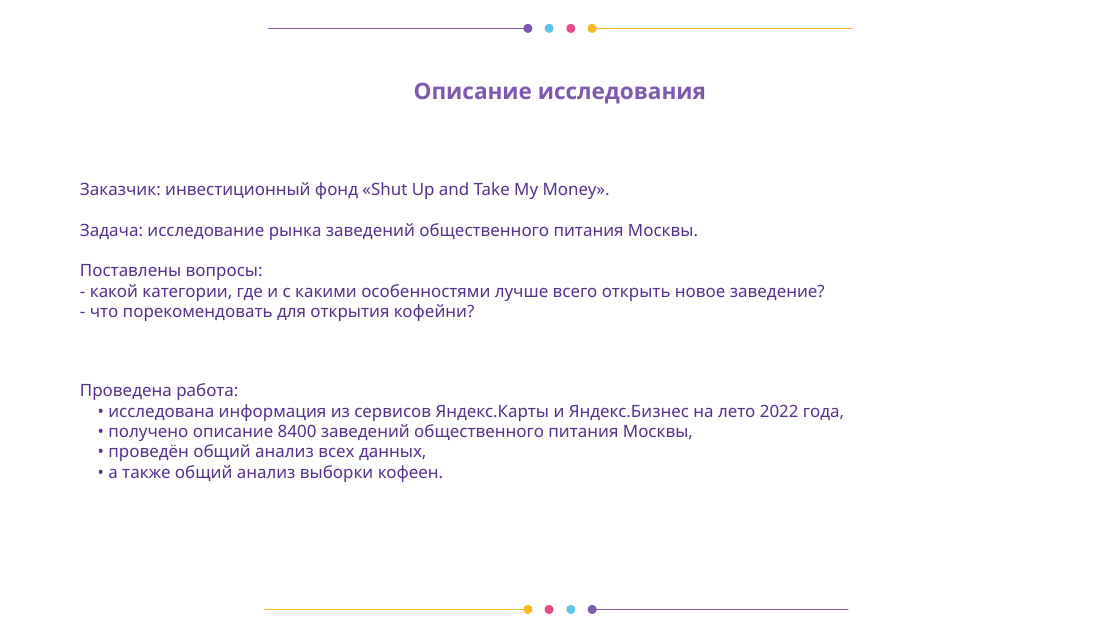
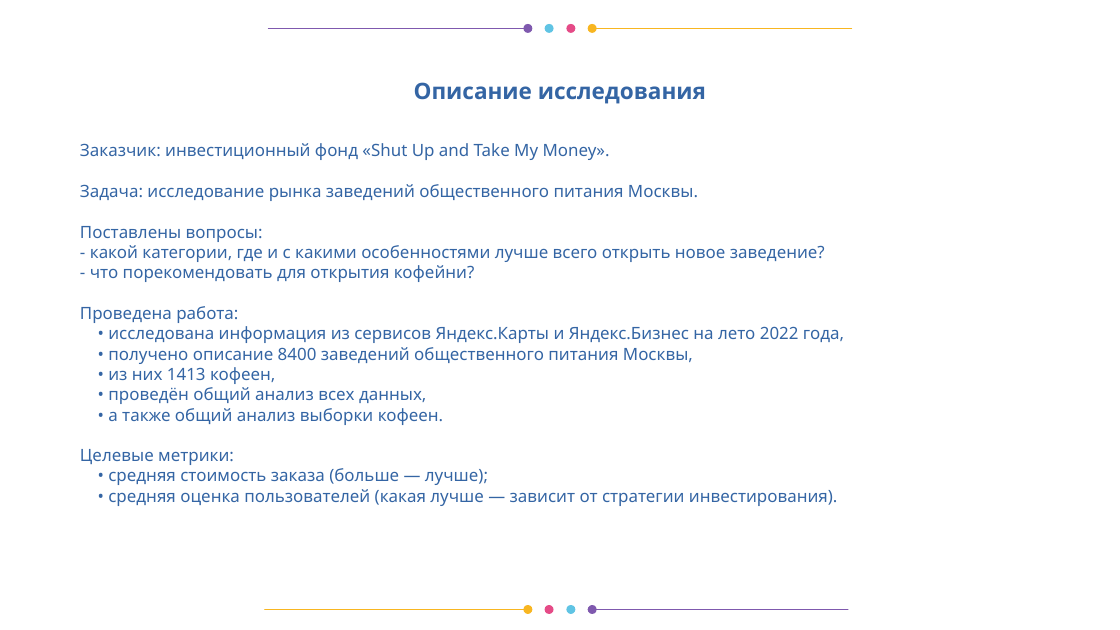
Before and after one commit to okeangel/da_portfolio, a slide deck: slide 2 of practicum/week_21_presentation_catering_in_moscow.odp. Drawn at 1120x630 pixels with LibreOffice and Linux fonts; fonts in the diff are those of the drawing. Boxes give left, top, right and bottom in pixels: in the first picture for what was removed or moved away, otherwise in the second. Text is boxed around its words. In the diff, an @@ line names an element or a change of style, - is before the commit and + after.

```diff
--- a/practicum/week_21_presentation_catering_in_moscow.odp
+++ b/practicum/week_21_presentation_catering_in_moscow.odp
@@ title "Описание исследования" at (x1=414, y1=82, x2=706, y2=104): text colour #7F59AE to #3465A4 @@
@@ title at (x1=80, y1=143, x2=844, y2=506): text changed; text colour #55308D to #3465A4 @@
-Заказчик: инвестиционный фонд «Shut Up and Take My Money».
-Задача: исследование рынка заведений общественного питания Москвы.
-Поставлены вопросы:
-- какой категории, где и с какими особенностями лучше всего открыть новое заведение?
-- что порекомендовать для открытия кофейни?
+Заказчик: инвестиционный фонд «Shut Up and Take My Money».
+Задача: исследование рынка заведений общественного питания Москвы.
+Поставлены вопросы:
+- какой категории, где и с какими особенностями лучше всего открыть новое заведение?
+- что порекомендовать для открытия кофейни?
+Проведена работа:
+• исследована информация из сервисов Яндекс.Карты и Яндекс.Бизнес на лето 2022 года,
+• получено описание 8400 заведений общественного питания Москвы,
+• из них 1413 кофеен,
+• проведён общий анализ всех данных,
+• а также общий анализ выборки кофеен.
+Целевые метрики:
+• средняя стоимость заказа (больше — лучше);
+• средняя оценка пользователей (какая лучше — зависит от стратегии инвестирования).
@@ title removed at (x1=80, y1=383, x2=844, y2=482) @@
-Проведена работа:
-• исследована информация из сервисов Яндекс.Карты и Яндекс.Бизнес на лето 2022 года,
-• получено описание 8400 заведений общественного питания Москвы,
-• проведён общий анализ всех данных,
-• а также общий анализ выборки кофеен.
```
Also in this commit, not shown: 8 other slides changed, 4 slides added, 3 slides removed, 1 other file.
